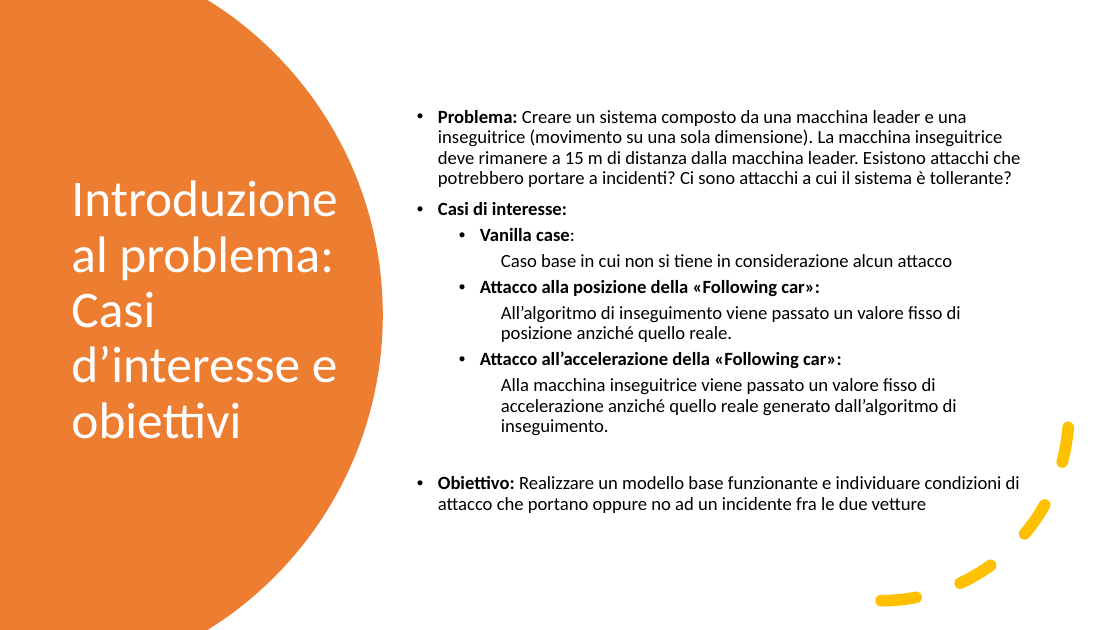
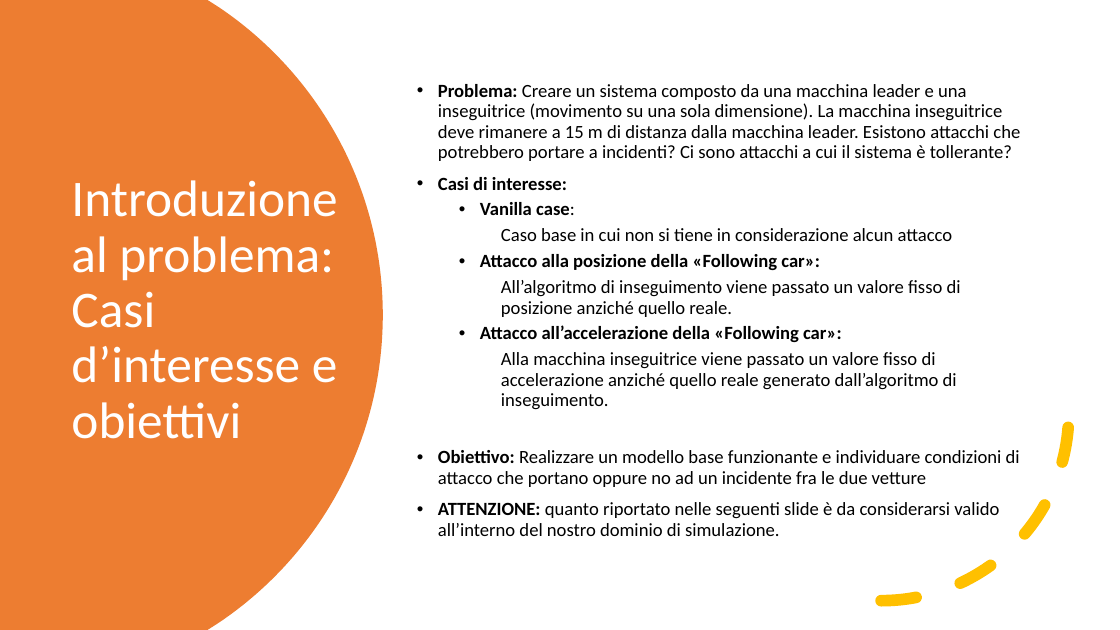
Before and after one commit to gerti98/FormalMethodsProject, a slide deck: slide 4 of Leading Car – Following Car.pptx. Drawn at 1120x630 pixels with LibreOffice and Linux fonts; fonts in the diff are those of the drawing. Boxes give left, top, right and bottom in pixels: in the first picture for what was removed or moved away, otherwise in the second. Text is boxed around its words. In the diff, an @@ line names an element or a change of style, - is before the commit and + after.

Commit message:
Updated doc and powerpoint

```diff
--- a/Leading Car – Following Car.pptx
+++ b/Leading Car – Following Car.pptx
@@ text at box(438, 502, 999, 536): paragraph added @@
+• ATTENZIONE: quanto riportato nelle seguenti slide è da considerarsi valido all’interno del nostro dominio di simulazione.
```
Also in this commit, not shown: 1 other slide changed, 13 other files.
